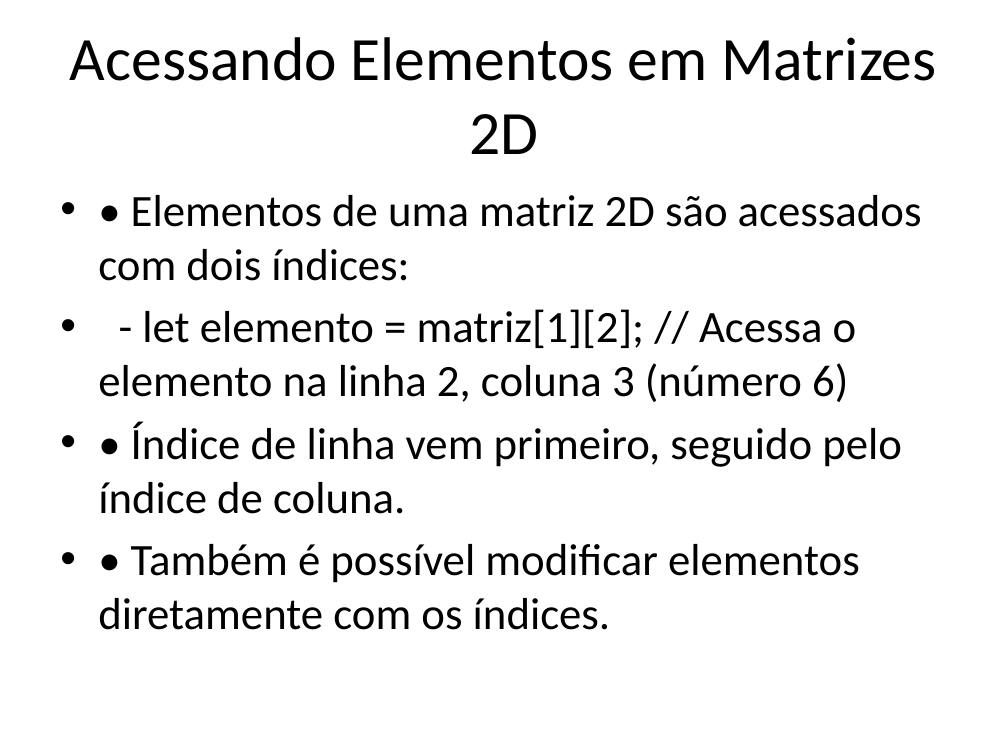
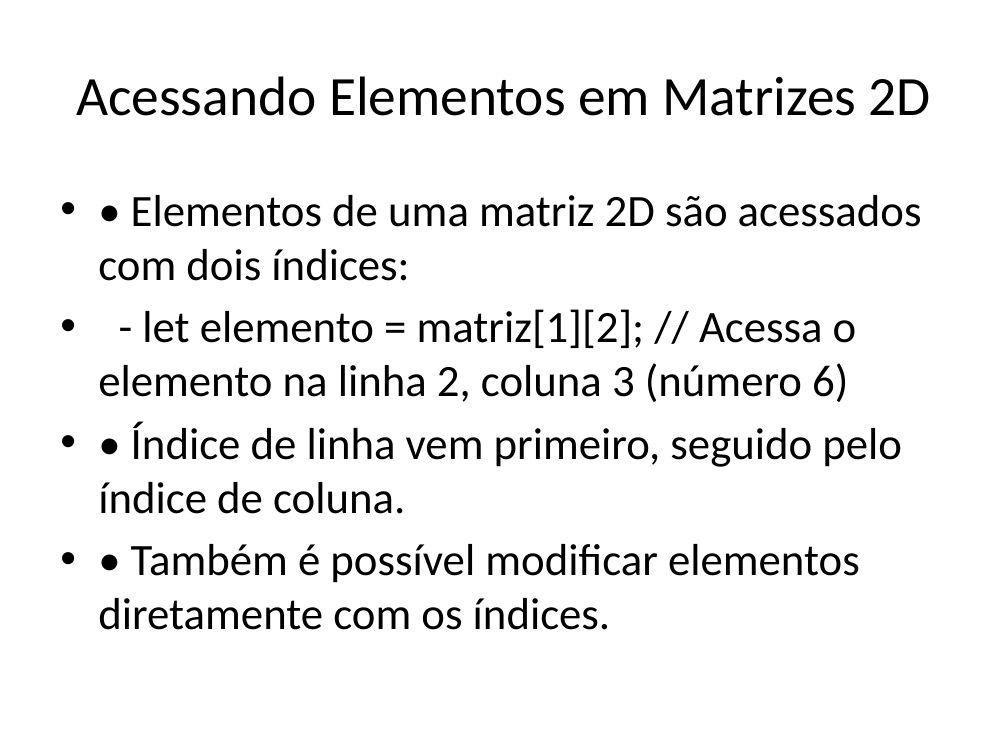
Before and after one commit to dfpires/progcomp2-2024a, a slide deck: slide 4 of matrizes_2d_javascript.pptx. Drawn at 1008x756 pixels with LibreOffice and Linux fonts; fonts in the diff are those of the drawing. Boxes give left, top, right and bottom in pixels: in the first picture for what was removed or moved away, otherwise in the second. Text is boxed around its words. In the diff, an @@ line names an element or a change of style, - is before the commit and + after.

```diff
--- a/matrizes_2d_javascript.pptx
+++ b/matrizes_2d_javascript.pptx
@@ title "Acessando Elementos em Matrizes 2D" at [76,76,931,116]: size 44 to 39.6 pt @@
```
Also in this commit, not shown: 4 other slides changed.
